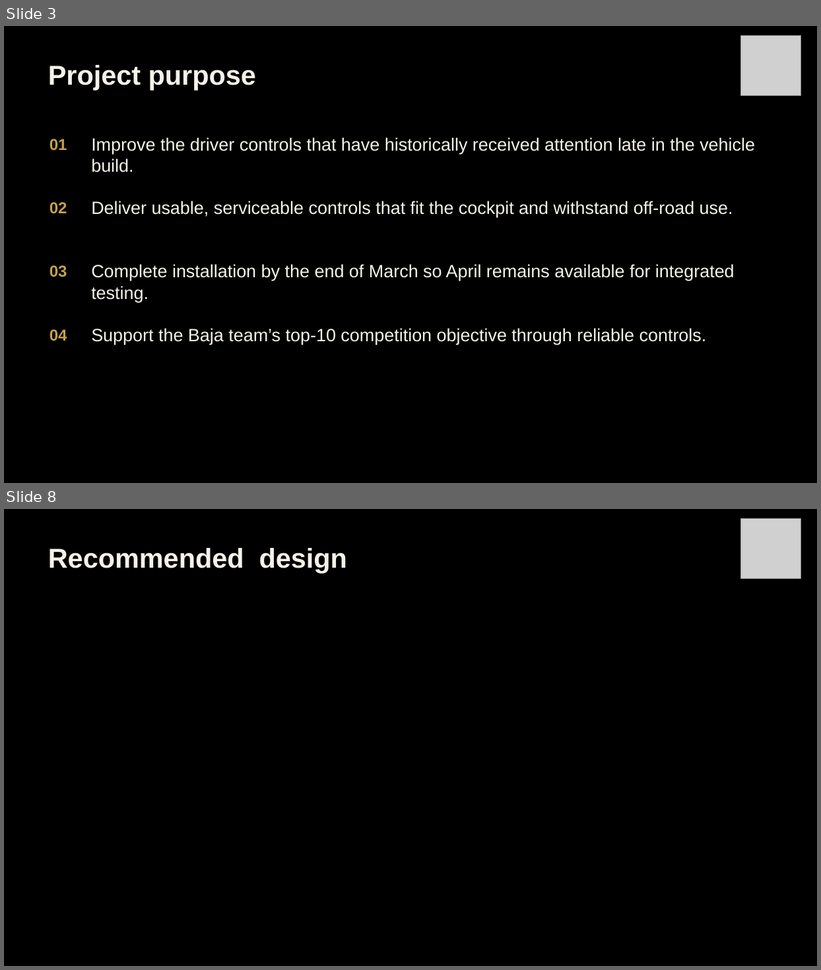
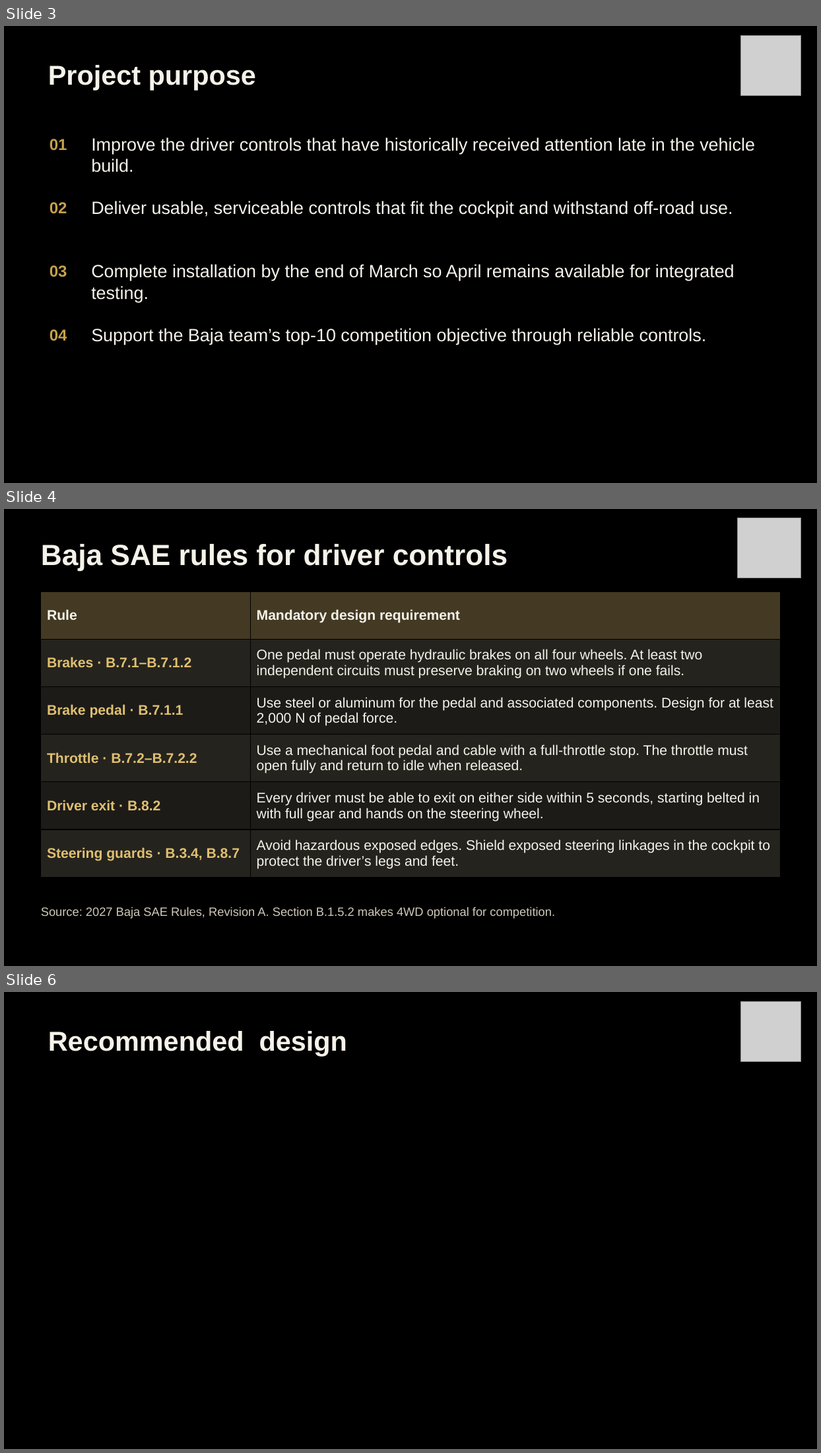
Before and after one commit to Polowater123/Aggie-Baja-Controls-The-A.B.C.-, a slide deck: PDR Draft.pptx. Shown one above the other, each under a label of ours: slides 3 and 8 before the commit, slides 3, 4 and 6 after it; the slides between them are not shown. The pictures are 821x970 and 821x1453 pixels, drawn with LibreOffice and Linux fonts; fonts in the diff are those of the drawing; grey boxes stand for pictures. Boxes give left, top, right and bottom in pixels: in the first picture for what was removed or moved away, otherwise in the second. Text is boxed around its words. In the diff, an @@ line names an element or a change of style, - is before the commit and + after.

```diff
--- a/PDR Draft.pptx
+++ b/PDR Draft.pptx
@@ slide 4 added at <box>4,509,817,966</box>, background #000000 @@
@@ picture added at <box>738,518,801,578</box> @@
@@ text added at <box>41,544,508,571</box>, 34.5 pt, text #F5F2E9, bold @@
+Baja SAE rules for driver controls
@@ table added at <box>40,591,781,877</box>, 6 rows, 2 columns @@
+Rule | Mandatory design requirement
+Brakes · B.7.1–B.7.1.2 | One pedal must operate hydraulic brakes on all four wheels. At least two independent circuits must preserve braking on two wheels if one fails.
+Brake pedal · B.7.1.1 | Use steel or aluminum for the pedal and associated components. Design for at least 2,000 N of pedal force.
+Throttle · B.7.2–B.7.2.2 | Use a mechanical foot pedal and cable with a full-throttle stop. The throttle must open fully and return to idle when released.
+Driver exit · B.8.2 | Every driver must be able to exit on either side within 5 seconds, starting belted in with full gear and hands on the steering wheel.
+Steering guards · B.3.4, B.8.7 | Avoid hazardous exposed edges. Shield exposed steering linkages in the cockpit to protect the driver’s legs and feet.
@@ text added at <box>41,907,555,919</box>, 14.2 pt, text #D0C9BA @@
+Source: 2027 Baja SAE Rules, Revision A. Section B.1.5.2 makes 4WD optional for competition.
@@ what was slide 8 is now slide 6 @@
```
Also in this commit, not shown: 7 slides changed, 1 other slide added, 4 slides removed.
